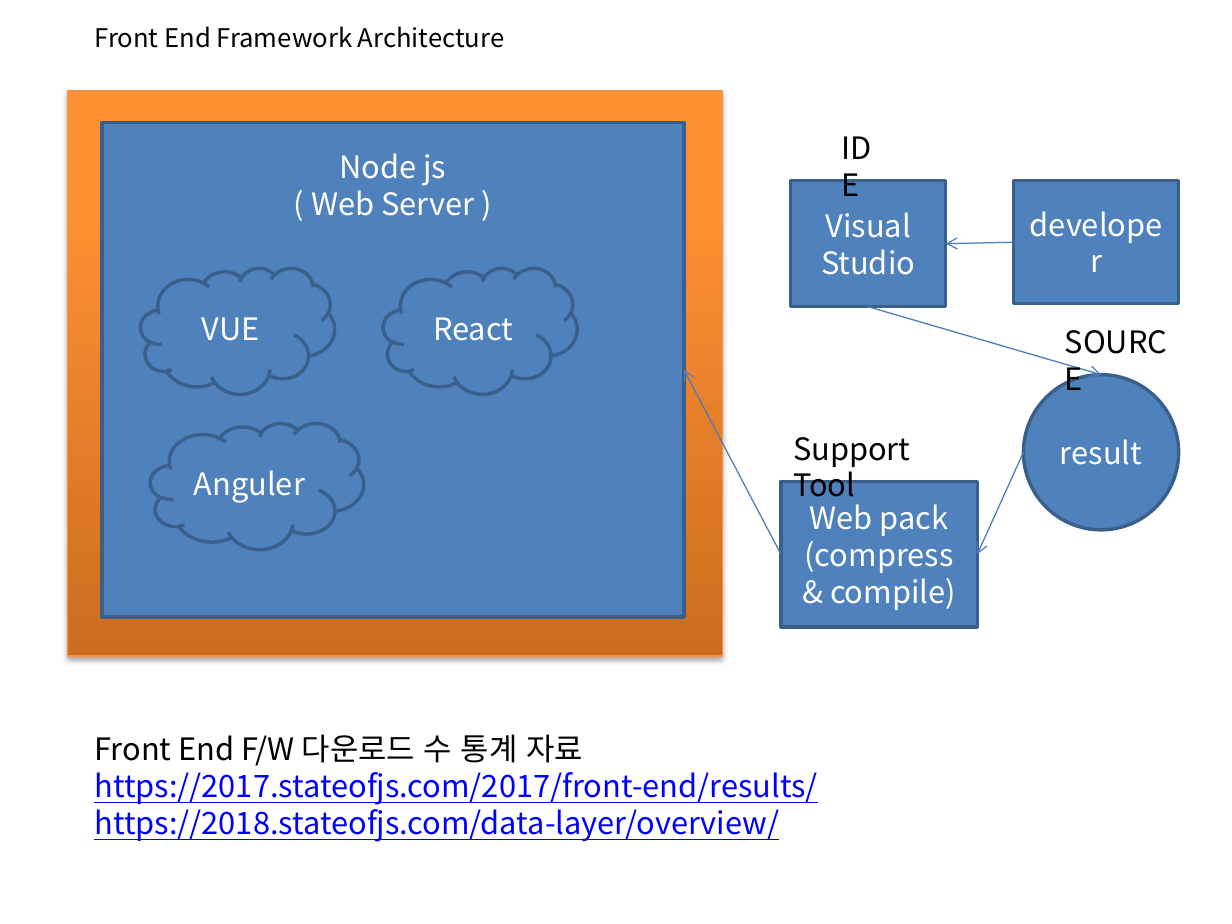
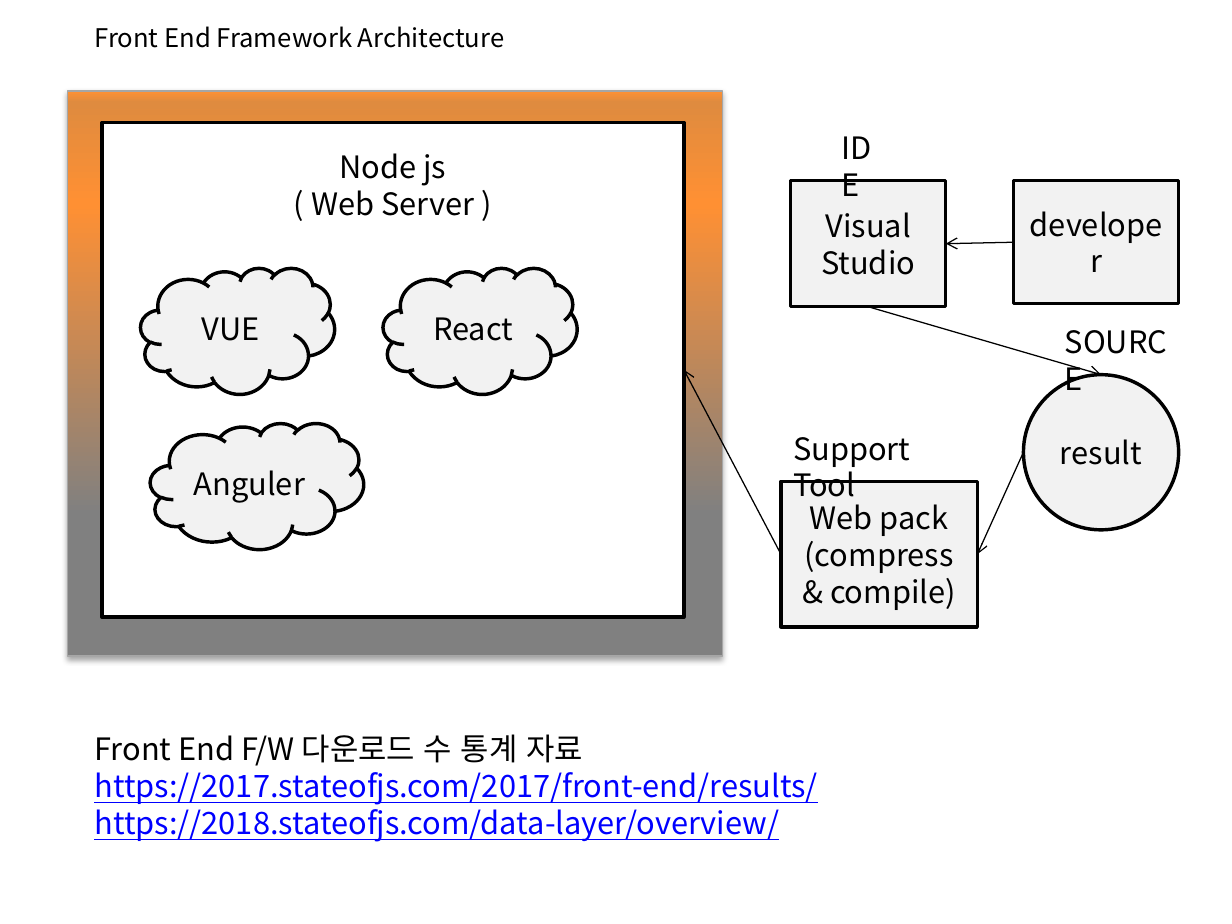
Before and after one commit to zipdrv85/vueStudy, a slide deck: slide 2 of doc/3주차 스터디 NODE.pptx. Drawn at 1232x924 pixels with LibreOffice and Linux fonts; fonts in the diff are those of the drawing; background and template pictures are left out. Boxes give left, top, right and bottom in pixels: in the first picture for what was removed or moved away, otherwise in the second. Text is boxed around its words. In the diff, an @@ line names an element or a change of style, - is before the commit and + after.

```diff
--- a/doc/3주차 스터디 NODE.pptx
+++ b/doc/3주차 스터디 NODE.pptx
@@ rectangle at (68,91,723,657): fill gradient #CC6E20 to #FF9034 to #FF9136 to gradient #808080 to #FF9034 to #DF8B3F to #FF9136; outline #F69240 0.75 pt to #A6A6A6 0.75 pt @@
@@ rectangle "Node js" at (102,122,684,617): text colour #FFFFFF to #000000; fill #4F81BD to #FFFFFF; outline #3A5F8C 2 pt to #000000 2 pt @@
@@ arrow (1014, 243) - (946, 244): stroke #4B7EBC 0.75 pt to #000000 0.75 pt @@
@@ arrow (869, 307) - (1101, 375): stroke #4B7EBC 0.75 pt to #000000 0.75 pt @@
@@ arrow (781, 554) - (684, 370): stroke #4B7EBC 0.75 pt to #000000 0.75 pt @@
@@ text colour #FFFFFF to #000000; fill #4F81BD to #F2F2F2; outline #3A5F8C 2 pt to #000000 2 pt in 7 elements at (781,482,977,627), (791,181,946,307), (1014,181,1179,304), (1024,375,1179,530), (140,269,334,394), (383,269,577,394), (150,424,363,549) @@
@@ arrow (1024, 452) - (977, 554): stroke #4B7EBC 0.75 pt to #000000 0.75 pt @@
```
Also in this commit, not shown: 3 other slides changed, 6 slides added.
